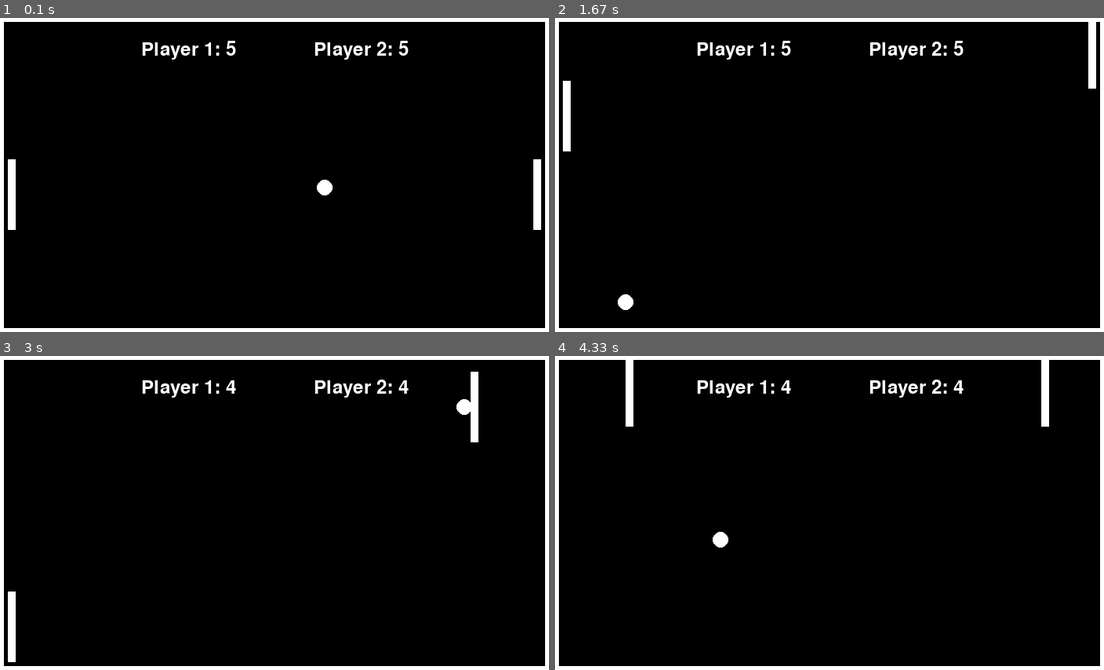
Above: before the commit, frames 1-4 (two rows, left to right).
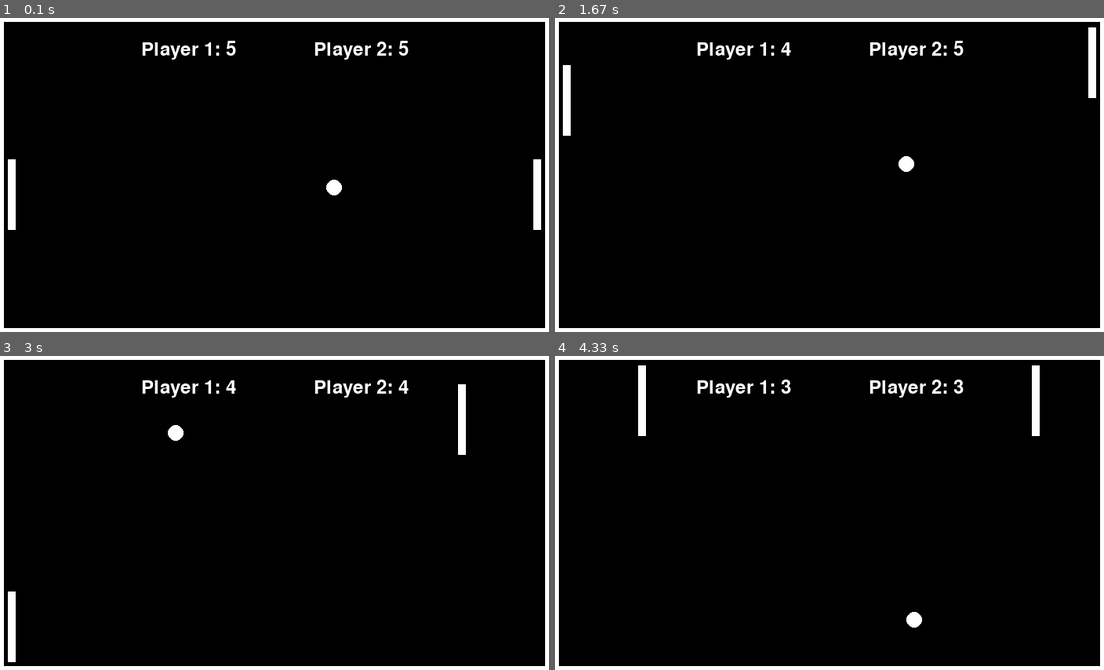
Above: after the commit, the same moments.

Repository: Atsunori66/garage
Game: pygame game, started from pg_pong_ver1.0.py
The game is run twice, just before and just after one commit, with the same random seed, the same clock (stepped at 60 frames per second) and the same inputs.
Inputs:
- Up to frame 1 (0.1 s): no input
- Up to frame 2 (1.67 s): tap W at 0.33 s; hold Up 1.17-1.63 s
- Up to frame 3 (3 s): hold Left 2.17-2.7 s; hold Down from 2.73 s (still down); hold S from 2.73 s (still down)
- Up to frame 4 (4.33 s): release Down at 3.03 s; release S at 3.03 s; hold Up 3.5-3.87 s; hold W 3.5-3.87 s; hold Right from 3.9 s (still down); hold D from 3.9 s (still down)

The runs differ from the first frame. In frame 1, 0.2% of the frame differs, in the area x 57-63%, y 51-57%; in frame 2, 0.5%; in frame 3, 0.7%; in frame 4, 1.6%, in the area x 12-90%, y 1-87%.

Commit message:
Add files via upload

Diff:
--- a/pg_pong_ver1.0.py
+++ b/pg_pong_ver1.0.py
@@ -6,11 +6,11 @@
 WIDTH = 700
 HEIGHT = 400
 
-INIT_SPEED = 10
+INIT_SPEED = 12
 BALL_SIZE = 20
 BALL_COLOR = (255, 255, 255)
 
-SWING = 20
+SWING = 24
 RACKET1_SIZE = (10, 180, 10, 90)
 RACKET1_COLOR = (255, 255, 255)
 
@@ -29,15 +29,15 @@
     pygame.key.set_repeat(10, 10)
     clock = pygame.time.Clock()
     surface = pygame.display.set_mode((WIDTH, HEIGHT))
-    pygame.display.set_caption('Pong?')
+    pygame.display.set_caption('Pong!')
 
     end_font = pygame.font.Font(None, 60)
-    message_over1 = end_font.render('Player 1 is out', True, (255, 0, 0))
+    message_over1 = end_font.render('Player 2 wins!', True, (255, 255, 0))
     message_pos1 = message_over1.get_rect()
     message_pos1.centerx = int(WIDTH / 2)
     message_pos1.centery = int(HEIGHT / 2)
 
-    message_over2 = end_font.render('Player 2 is out', True, (255, 0, 0))
+    message_over2 = end_font.render('Player 1 wins!', True, (0, 255, 255))
     message_pos2 = message_over2.get_rect()
     message_pos2.centerx = int(WIDTH / 2)
     message_pos2.centery = int(HEIGHT / 2)
@@ -117,26 +117,26 @@
             ball.centery += int(math.sin(math.radians(direction)) * speed)
 
         else:
-            if life1 == 0:
-                game_over_1 = True
-
-            elif life2 == 0:
-                game_over_2 = True
-
-            elif life1 > 0 and life2 > 0:
+            if life1 >= 1 and life2 >= 1:
                 if ball.centerx < 0:
+                    life1 -= 1
                     ball.left = int(WIDTH / 2)
                     ball.top = int(HEIGHT / 2)
                     direction = choice([randint(0, 80), randint(100, 260), randint(280, 360)])
                     speed = INIT_SPEED
-                    life1 -= 1
 
                 if ball.centerx > WIDTH:
+                    life2 -= 1
                     ball.left = int(WIDTH / 2)
                     ball.top = int(HEIGHT / 2)
                     direction = choice([randint(0, 80), randint(100, 260), randint(280, 360)])
                     speed = INIT_SPEED
-                    life2 -= 1
+
+            if life1 < 1:
+                game_over_1 = True
+
+            if life2 < 1:
+                game_over_2 = True
 
         surface.fill((0, 0, 0))
 
